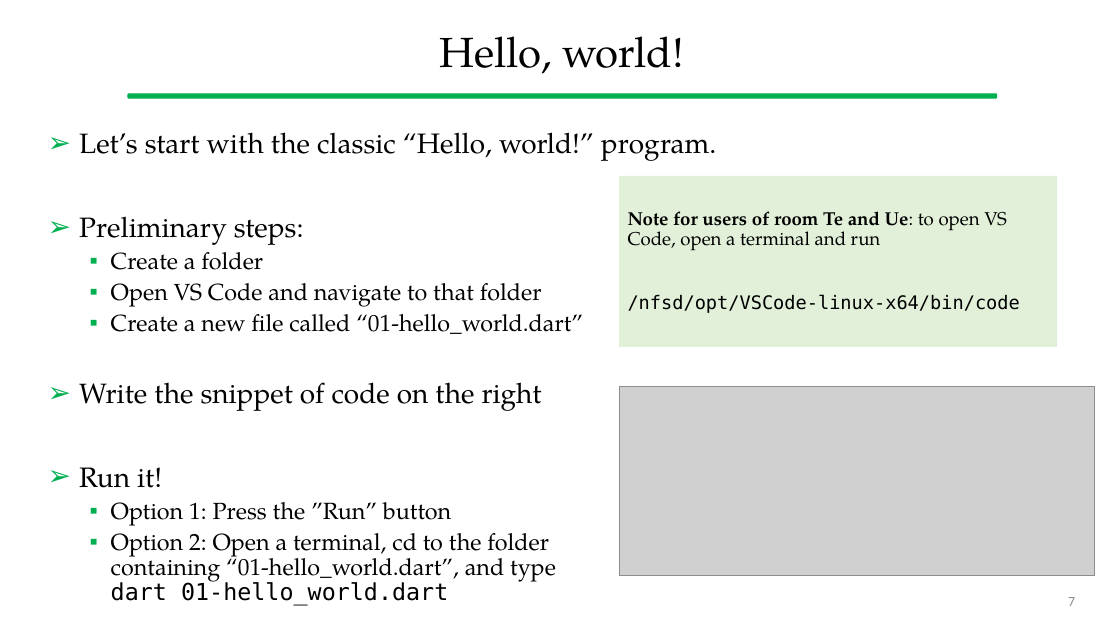
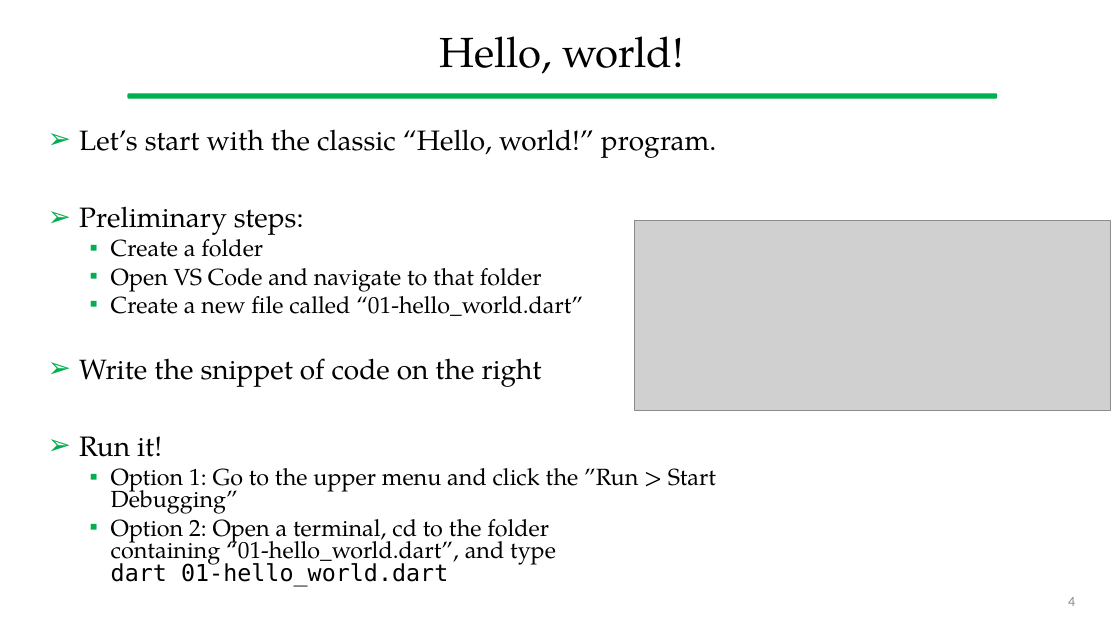
Before and after one commit to gcappon/bwthw, a slide deck: slide 4 of lab_02-dart_101_part_1/lab_02-dart_101_part_1.pptx (slide 7 before the commit). Drawn at 1120x630 pixels with LibreOffice and Linux fonts; fonts in the diff are those of the drawing; grey boxes stand for pictures. Boxes give left, top, right and bottom in pixels: in the first picture for what was removed or moved away, otherwise in the second. Text is boxed around its words. In the diff, an @@ line names an element or a change of style, - is before the commit and + after.

```diff
--- a/lab_02-dart_101_part_1/lab_02-dart_101_part_1.pptx
+++ b/lab_02-dart_101_part_1/lab_02-dart_101_part_1.pptx
@@ text at box(79, 129, 716, 586): line spacing 0.9 to 0.8 @@
@@ rectangle removed at box(619, 176, 1058, 346) @@
-Note for users of room Te and Ue: to open VS Code, open a terminal and run
-/nfsd/opt/VSCode-linux-x64/bin/code
@@ picture: place and size @@
-picture at box(619, 386, 1095, 576)
+picture at box(634, 220, 1110, 410)
@@ text at box(111, 468, 716, 514): text changed @@
-  ▪ Option 1: Press the ”Run” button
+  ▪ Option 1: Go to the upper menu and click the ”Run > Start Debugging”
@@ page number at box(1068, 597, 1075, 606): text changed @@
-7
+4
```
Also in this commit, not shown: 10 other slides changed, 1 slide added, 3 slides removed, 2 other files.
